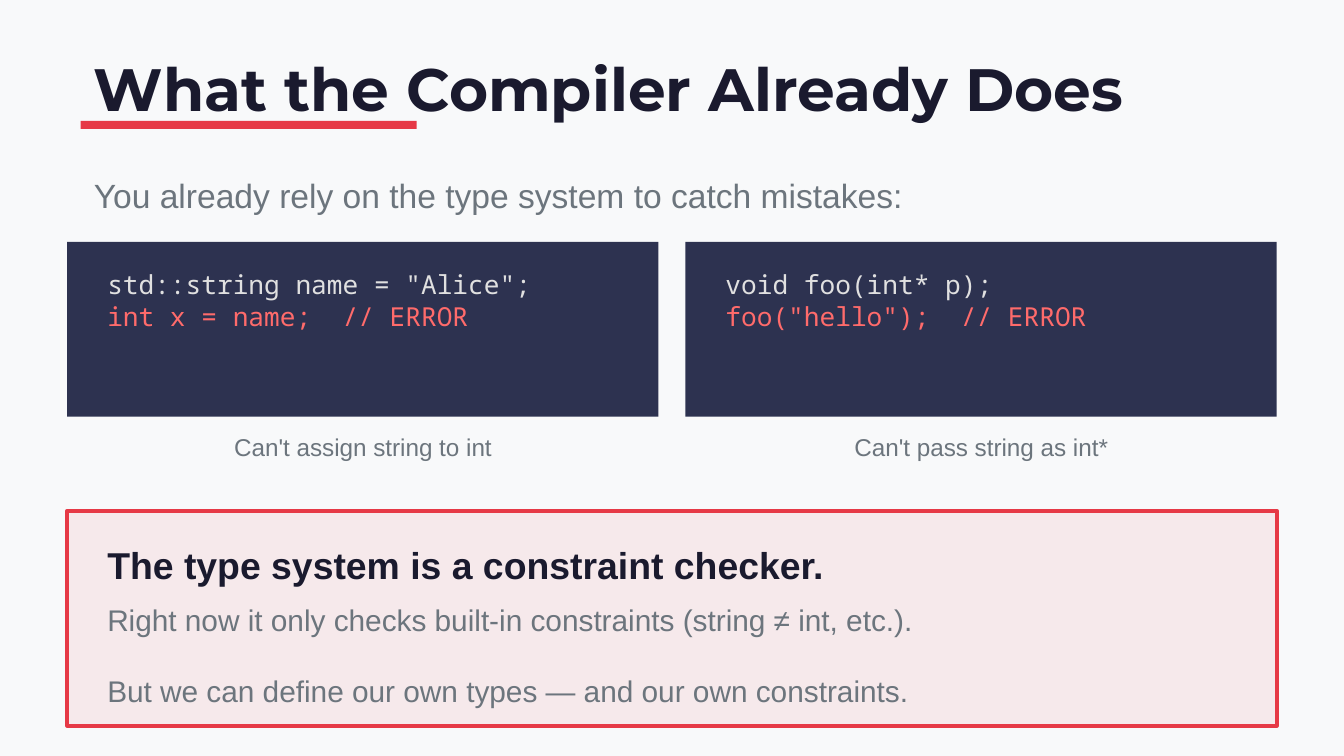
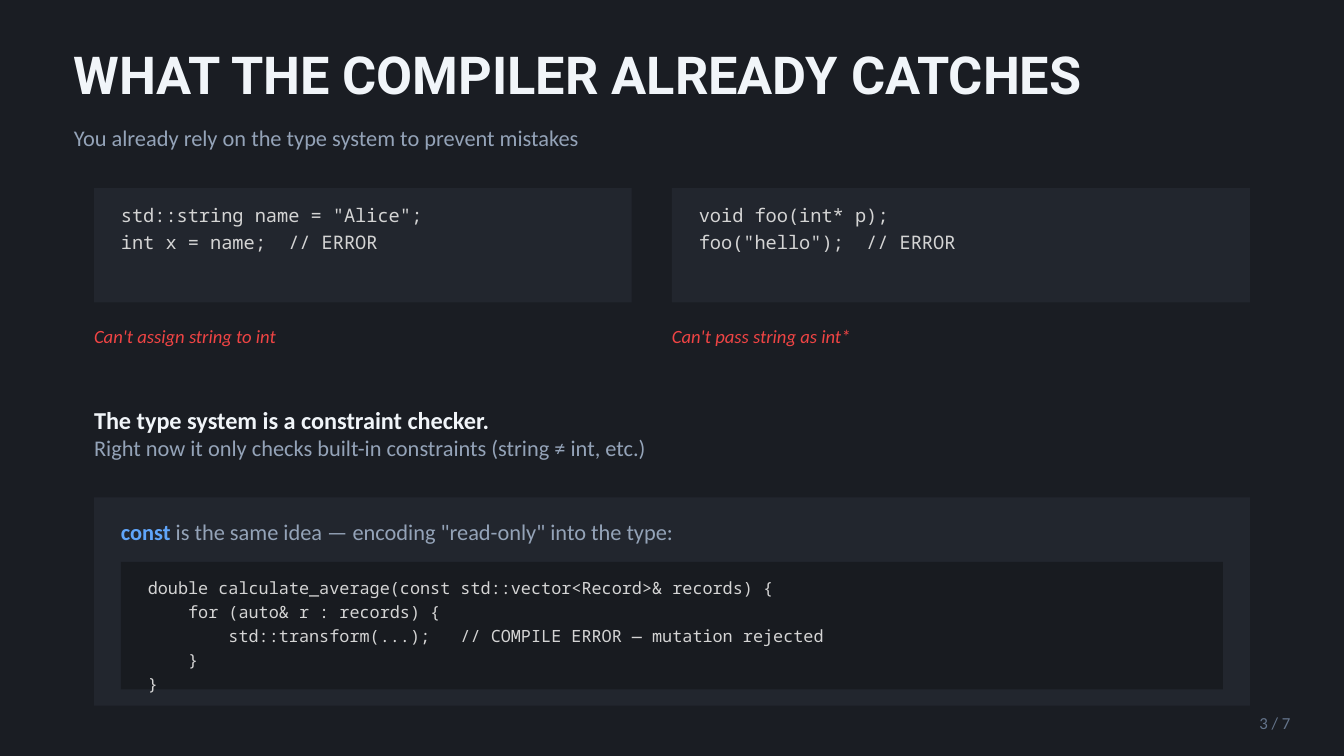
Before and after one commit to schroedermatthew/FatP, a slide deck: slide 3 of Teaching/Compile Time Errrors/sessions/type_system_intro.pptx. Drawn at 1344x756 pixels with LibreOffice and Linux fonts; fonts in the diff are those of the drawing. Boxes give left, top, right and bottom in pixels: in the first picture for what was removed or moved away, otherwise in the second. Text is boxed around its words. In the diff, an @@ line names an element or a change of style, - is before the commit and + after.

```diff
--- a/Teaching/Compile Time Errrors/sessions/type_system_intro.pptx
+++ b/Teaching/Compile Time Errrors/sessions/type_system_intro.pptx
@@ background #F8F9FA to #1A1D23 @@
@@ text at (74,56,1081,95): text changed; size 32 to 28 pt; font Montserrat to Roboto; text colour #1A1A2E to #F1F5F9 @@
-What the Compiler Already Does
+WHAT THE COMPILER ALREADY CATCHES
@@ text at (74,130,579,150): text changed; size 18 to 12 pt; font Arial to Calibri; text colour #6C757D to #94A3B8 @@
-You already rely on the type system to catch mistakes:
+You already rely on the type system to prevent mistakes
@@ rectangle removed at (81,121,417,129) @@
@@ rectangle: place and size @@
-rectangle at (67,242,659,417)
+rectangle at (94,188,632,302)
@@ rectangle at (94,188,632,302): fill #2D3250 to #22262E @@
@@ text "std::string name = "Alice";": place and size @@
-text "std::string name = "Alice";" at (107,274,531,330)
+text "std::string name = "Alice";" at (121,208,422,252)
@@ text "std::string name = "Alice";" at (121,208,422,252): size 14 to 10 pt; text colour #E0E0E0 to #D4D4D4 in "std::string name = "Alice";"; text colour #FF6B6B to #D4D4D4 in "int x = name; // ERROR"; more space between paragraphs @@
@@ rectangle at (672,188,1250,302): fill #2D3250 to #22262E @@
@@ rectangle: place and size @@
-rectangle at (685,242,1277,417)
+rectangle at (672,188,1250,302)
@@ text "void foo(int* p);": place and size @@
-text "void foo(int* p);" at (725,274,1086,330)
+text "void foo(int* p);" at (699,207,956,252)
@@ text "void foo(int* p);" at (699,207,956,252): size 14 to 10 pt; text colour #E0E0E0 to #D4D4D4 in "void foo(int* p);"; text colour #FF6B6B to #D4D4D4 in "foo("hello"); // ERROR"; more space between paragraphs @@
@@ text "Can't assign string to int": place and size @@
-text "Can't assign string to int" at (234,438,492,461)
+text "Can't assign string to int" at (94,330,276,346)
@@ text "Can't assign string to int" at (94,330,276,346): size 13 to 10 pt, font Arial to Calibri, text colour #6C757D to #EF4444, italic on; alignment centre to left @@
@@ text "Can't pass string as int*" at (672,330,850,346): size 13 to 10 pt, font Arial to Calibri, text colour #6C757D to #EF4444, italic on; alignment centre to left @@
@@ text "Can't pass string as int*": place and size @@
-text "Can't pass string as int*" at (854,438,1108,461)
+text "Can't pass string as int*" at (672,330,850,346)
@@ text added at (94,412,645,460), 12 pt, text #94A3B8 @@
+The type system is a constraint checker.
+Right now it only checks built-in constraints (string ≠ int, etc.)
@@ rectangle: place and size @@
-rectangle at (67,511,1277,726)
+rectangle at (94,497,1250,706)
@@ rectangle at (94,497,1250,706): fill #E63946 at 8% opacity to #22262E; outline #E63946 2 pt to none @@
@@ text at (121,524,673,544): text changed; size 20 to 12 pt; font Arial to Calibri; text colour #1A1A2E to #94A3B8; bold off @@
-The type system is a constraint checker.
+const is the same idea — encoding "read-only" into the type:
@@ rectangle added at (121,562,1223,689), fill #181B20 @@
@@ text added at (148,581,824,646), 9 pt, text #D4D4D4 @@
+double calculate_average(const std::vector<Record>& records) {
+for (auto& r : records) {
+std::transform(...); // COMPILE ERROR — mutation rejected
+}
+}
@@ text removed at (107,609,912,708) @@
-Right now it only checks built-in constraints (string ≠ int, etc.).
-But we can define our own types — and our own constraints.
@@ text added at (1259,718,1291,729), 9 pt, text #64748B @@
+3 / 7
```
Also in this commit, not shown: 5 other slides changed, 1 slide added, 5 other files.
